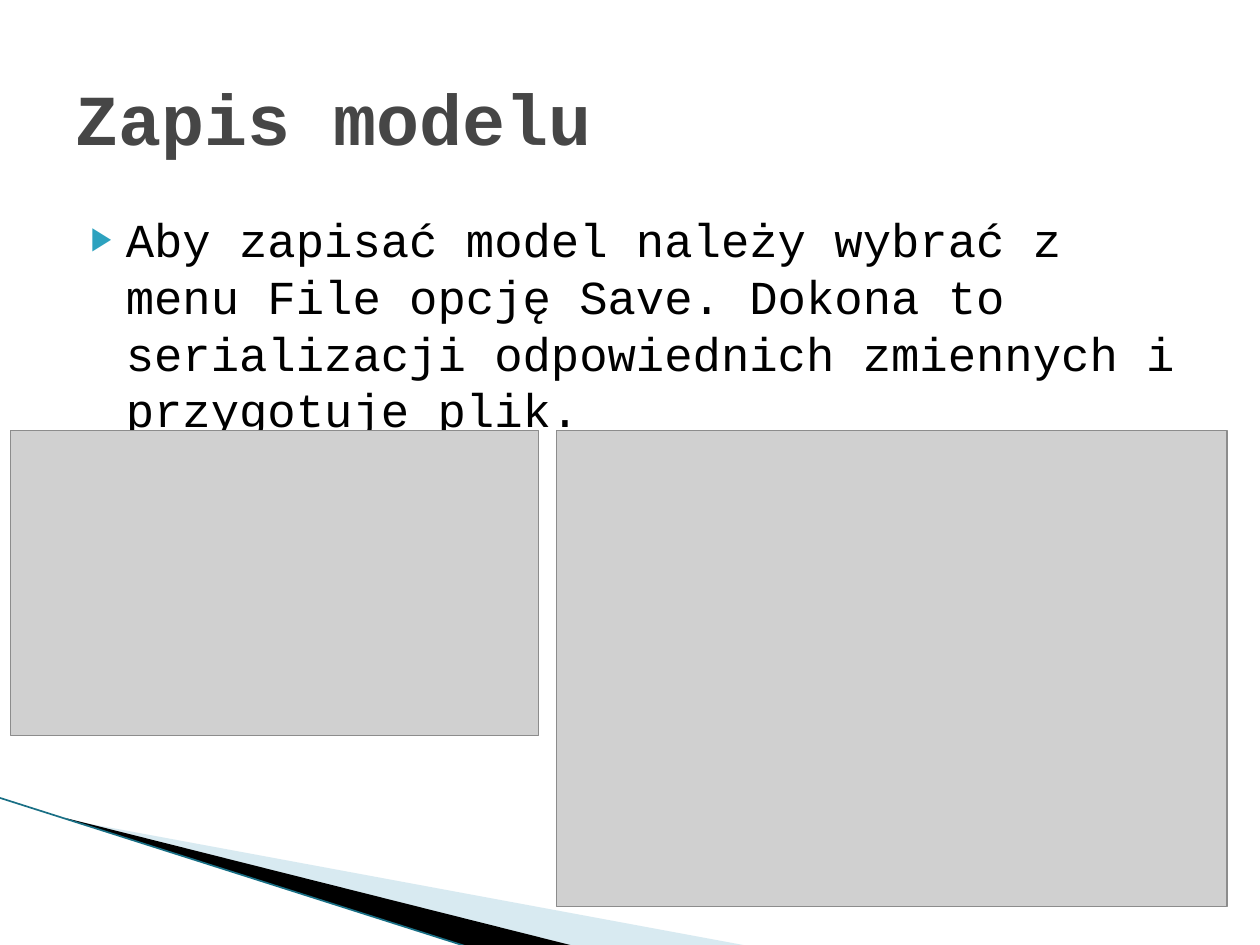
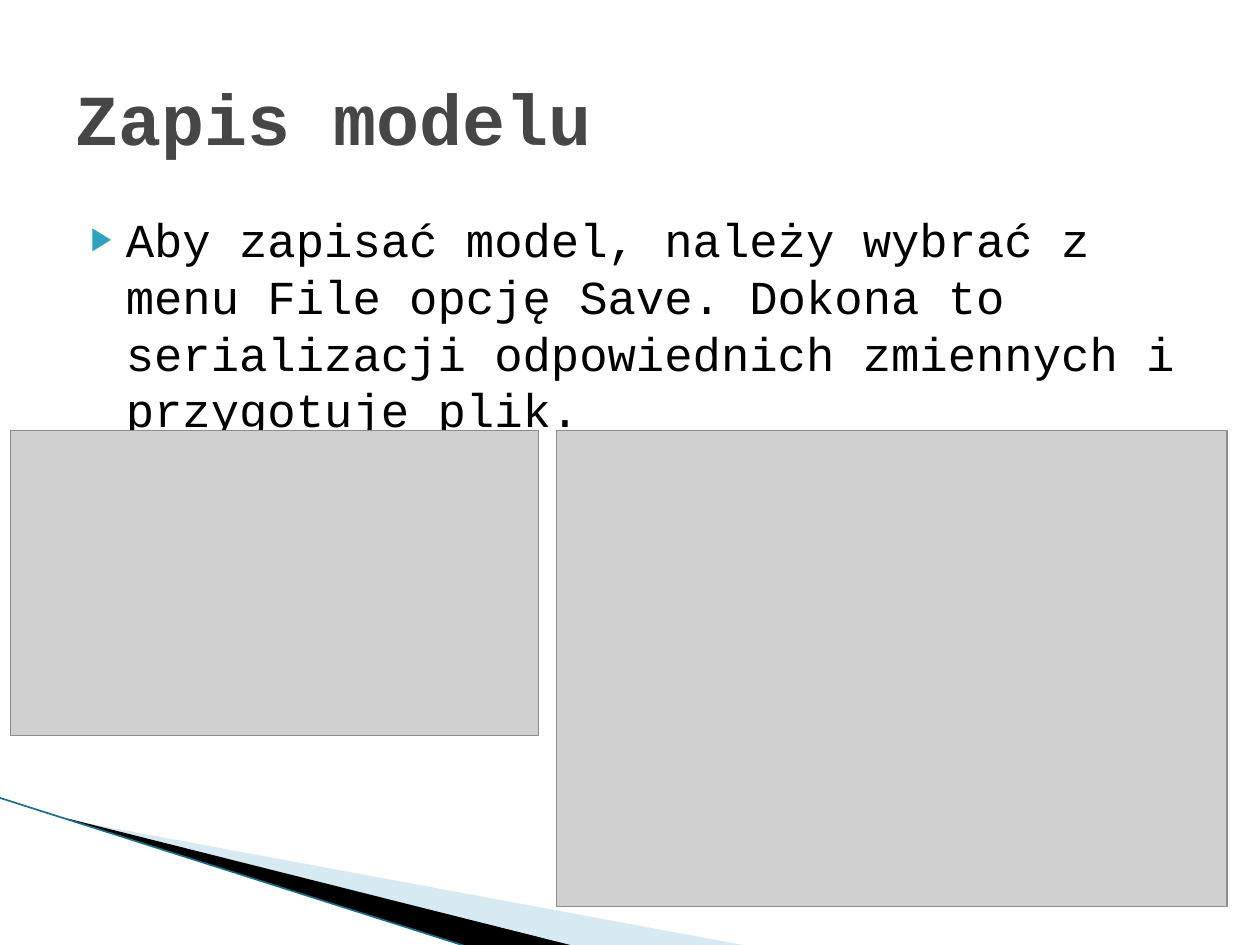
Before and after one commit to Dylek/SP_gridlab-D_GUI, a slide deck: slide 13 of final.pptx. Drawn at 1260x945 pixels with LibreOffice and Linux fonts; fonts in the diff are those of the drawing; grey boxes stand for pictures; background and template pictures are left out. Boxes give left, top, right and bottom in pixels: in the first picture for what was removed or moved away, otherwise in the second. Text is boxed around its words. In the diff, an @@ line names an element or a change of style, - is before the commit and + after.

```diff
--- a/final.pptx
+++ b/final.pptx
@@ text at (x1=126, y1=223, x2=1174, y2=442): text changed @@
-▶ Aby zapisać model należy wybrać z menu File opcję Save. Dokona to serializacji odpowiednich zmiennych i przygotuje plik.
+▶ Aby zapisać model, należy wybrać z menu File opcję Save. Dokona to serializacji odpowiednich zmiennych i przygotuje plik.
```
Also in this commit, not shown: 6 other slides changed, 1 slide removed, 1 other file.
